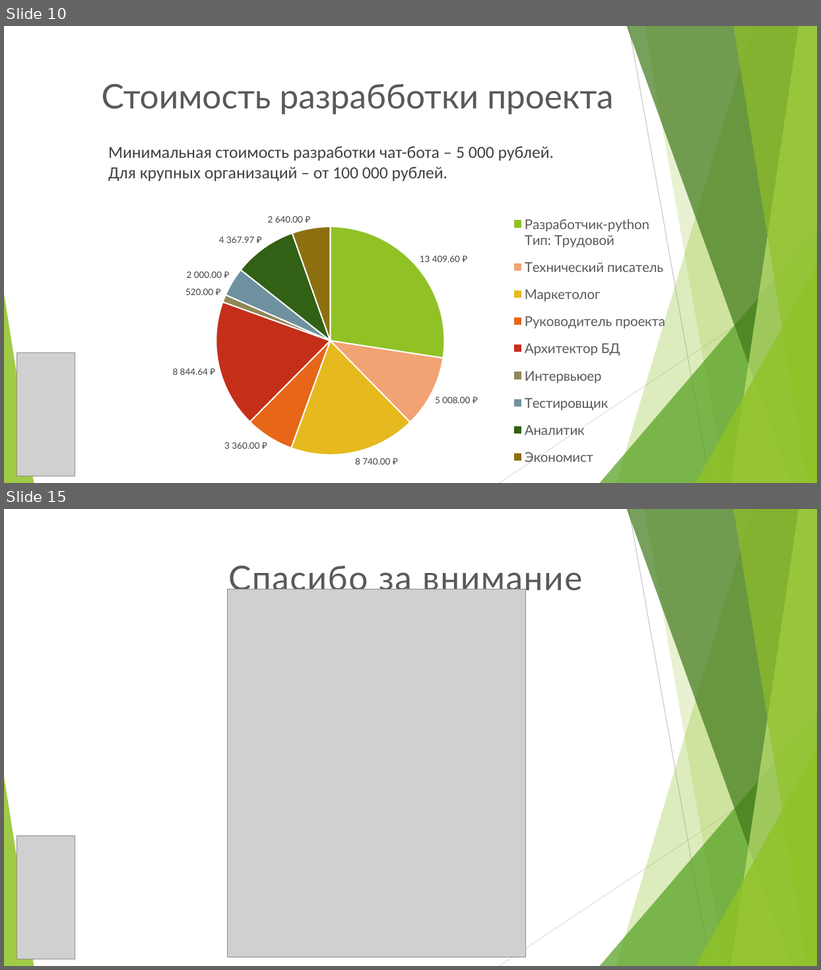
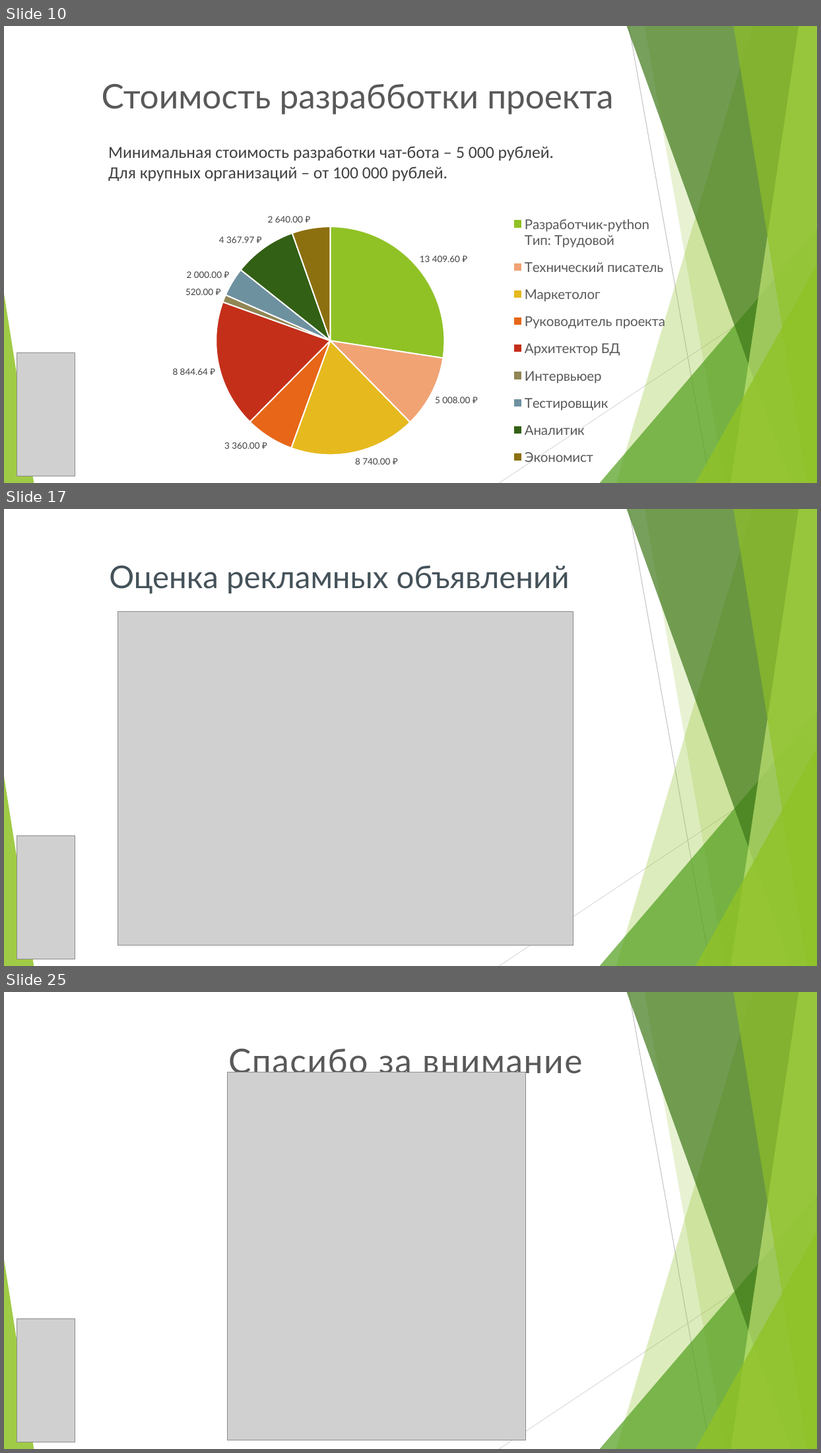
Before and after one commit to zlatopyst/DESING, a slide deck: doc/ProjectBot.pptx. Shown one above the other, each under a label of ours: slides 10 and 15 before the commit, slides 10, 17 and 25 after it; the slides between them are not shown. The pictures are 821x970 and 821x1453 pixels, drawn with LibreOffice and Linux fonts; fonts in the diff are those of the drawing; grey boxes stand for pictures; background and template pictures are left out. Boxes give left, top, right and bottom in pixels: in the first picture for what was removed or moved away, otherwise in the second. Text is boxed around its words. In the diff, an @@ line names an element or a change of style, - is before the commit and + after.

```diff
--- a/doc/ProjectBot.pptx
+++ b/doc/ProjectBot.pptx
@@ slide 17 added at <box>4,509,817,966</box>, background picture (left out); not listed: 10 template elements that a slide beside it also shows @@
@@ text added at <box>109,565,570,594</box>, 37 pt, text #45525A @@
+Оценка рекламных объявлений
@@ picture added at <box>118,611,573,946</box> @@
@@ picture added at <box>17,836,75,960</box> @@
@@ what was slide 15 is now slide 25 @@
```
Also in this commit, not shown: 4 slides changed, 9 other slides added.
